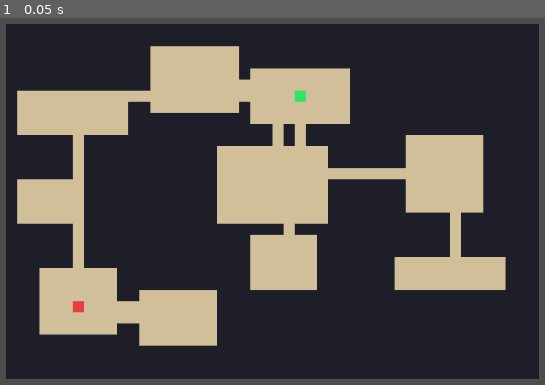
Above: before the commit, frame 1.
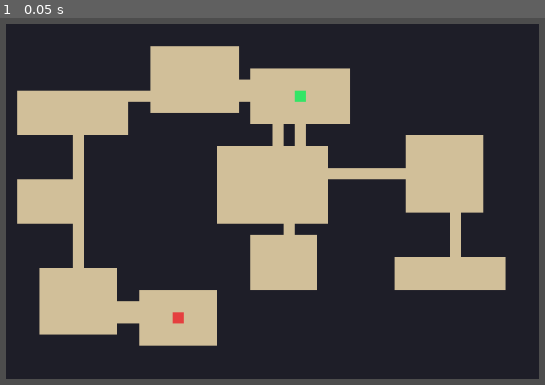
Above: after the commit, the same moment.

Repository: longray/godot_learn
Game: Godot game, scene res://lessons/lesson02_tilemap/lesson02.tscn
The game is run twice, just before and just after one commit, with the same random seed, the same clock (stepped at 60 frames per second) and the same inputs.
Inputs:
- Up to frame 1 (0.05 s): no input

The runs differ from the first frame. In frame 1, 0.1% of the frame differs, in the area x 13-34%, y 77-84%.

Commit message:
feat: 作业4——AStarGrid2D 实际路径最长的房间作出口
- _build_astar_grid()：fill_solid_region 全图设墙 + 地板格解锁，四方向寻路
- 出口选择标准从欧氏距离改为 get_id_path 路径长度
- 实测对比：R4 直线第3(521)但路径最长(50步)胜出；R9 直线最远(761)路径仅40步
- 副产品：全部 10 房间 A* 可达（连通性验证），RNG 序列不变 445 锚点保持

Diff:
--- a/2d_rpg_dungeon/lessons/lesson02_tilemap/dungeon_tilemap.gd
+++ b/2d_rpg_dungeon/lessons/lesson02_tilemap/dungeon_tilemap.gd
@@ -305,17 +305,38 @@
 	# 入口：第一个房间中心
 	entrance_cell = _room_center(rooms[0])
 
-	# 出口：离入口最远的房间中心
+	# 作业 4：出口 = 从入口出发「实际路径」最长的房间中心
+	# 直线最远 ≠ 走路最远：走廊绕行时欧氏距离会骗人，用 AStarGrid2D 算真实路径
+	var astar := _build_astar_grid()
+
 	exit_cell = entrance_cell
-	var best_distance := -1
+	var best_path_len := -1
 
 	for room in rooms:
 		var center := _room_center(room)
-		var distance := entrance_cell.distance_squared_to(center)
-
-		if distance > best_distance:
-			best_distance = distance
+		var path := astar.get_id_path(entrance_cell, center)
+
+		if path.size() > best_path_len:
+			best_path_len = path.size()
 			exit_cell = center
+
+
+func _build_astar_grid() -> AStarGrid2D:
+	# 用 grid 数据构建寻路网格：默认全墙，地板格才可通行
+	var astar := AStarGrid2D.new()
+	astar.region = Rect2i(0, 0, map_width, map_height)
+	astar.cell_size = Vector2i(1, 1) # 直接用格子坐标作点 id
+	astar.diagonal_mode = AStarGrid2D.DIAGONAL_MODE_NEVER # 四方向，符合走廊地牢移动语义
+	astar.update()
+
+	astar.fill_solid_region(astar.region, true)
+
+	for y in map_height:
+		for x in map_width:
+			if grid[y][x] == CELL_FLOOR:
+				astar.set_point_solid(Vector2i(x, y), false)
+
+	return astar
 
 
 func _random_cell_in_room(room: Rect2i) -> Vector2i:
